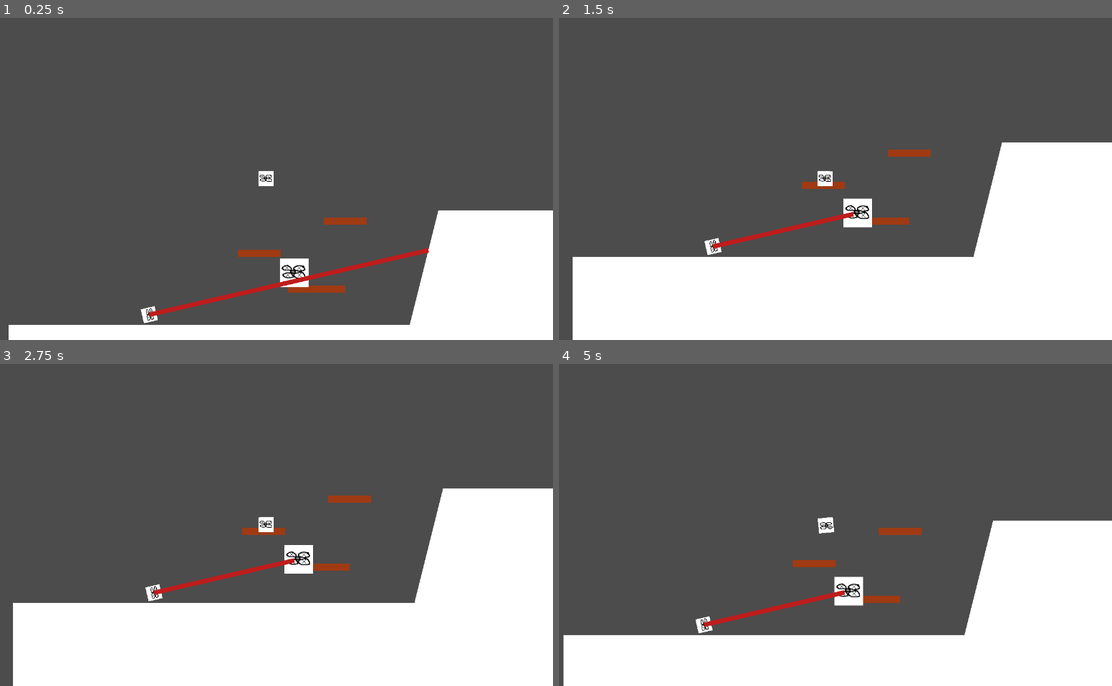
Above: before the commit, frames 1-4 (two rows, left to right).
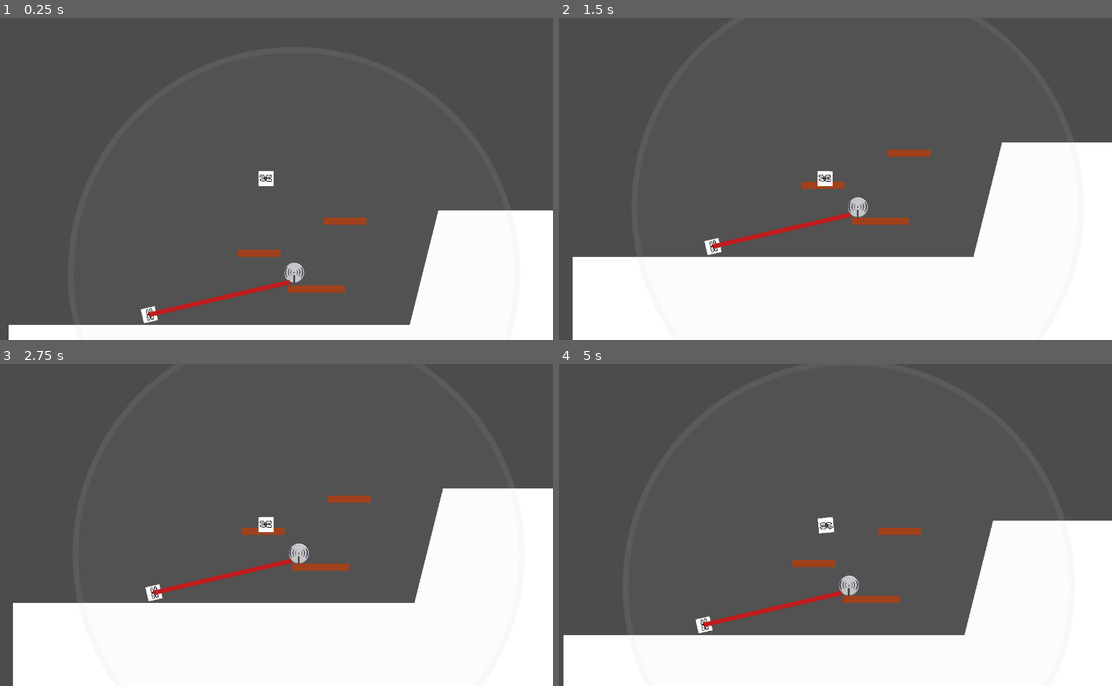
Above: after the commit, the same moments.

Repository: MeAmAnUsername/GMTK-2021
Game: Godot game, scene res://scenes/levels/BigRaiseHeavy.tscn
Two runs of this game, one before a commit and one after it. Both use one fixed random seed, a clock stepped at 60 frames per second and the inputs below.
Inputs:
- Up to frame 1 (0.25 s): no input
- Up to frame 2 (1.5 s): hold Right (ui_right) 0.53-1.28 s; hold Down (ui_down) from 1.28 s (still down)
- Up to frame 3 (2.75 s): release Down (ui_down) at 2.03 s; hold Right (ui_right) from 2.03 s (still down)
- Up to frame 4 (5 s): release Right (ui_right) at 2.78 s; hold Up (ui_up) 2.78-3.53 s; hold Left (ui_left) from 3.53 s (still down)

The runs differ from the first frame. In frame 1, 0.7% of the frame differs, in the area x 50-78%, y 71-84%; in frame 2, 0.4%; in frame 3, 0.4%; in frame 4, 0.5%.

Commit message:
add graphics and sound

Diff:
--- a/scenes/Beacon.tscn
+++ b/scenes/Beacon.tscn
@@ -1,12 +1,14 @@
-[gd_scene load_steps=5 format=2]
+[gd_scene load_steps=6 format=2]
 
-[ext_resource path="res://assets/drone0.png" type="Texture" id=1]
+[ext_resource path="res://assets/beacon.png" type="Texture" id=1]
 [ext_resource path="res://scripts/Beacon.gd" type="Script" id=2]
+[ext_resource path="res://assets/rangecircle.png" type="Texture" id=3]
+
+[sub_resource type="CircleShape2D" id=1]
+radius = 508.265
 
 [sub_resource type="CircleShape2D" id=2]
-radius = 508.265
-
-[sub_resource type="CircleShape2D" id=1]
+radius = 22.7102
 
 [node name="Node2D" type="Node2D"]
 script = ExtResource( 2 )
@@ -17,14 +19,18 @@
 collision_layer = 2
 
 [node name="CollisionShape2D" type="CollisionShape2D" parent="RigidBody2D/Radius"]
-shape = SubResource( 2 )
+shape = SubResource( 1 )
+
+[node name="Sprite" type="Sprite" parent="RigidBody2D/Radius"]
+texture = ExtResource( 3 )
+
+[node name="Sprite" type="Sprite" parent="RigidBody2D"]
+scale = Vector2( 0.18302, 0.18302 )
+texture = ExtResource( 1 )
 
 [node name="CollisionShape2D2" type="CollisionShape2D" parent="RigidBody2D"]
 rotation = 1.57079
-shape = SubResource( 1 )
-
-[node name="Sprite" type="Sprite" parent="RigidBody2D"]
-texture = ExtResource( 1 )
+shape = SubResource( 2 )
 
 [connection signal="body_entered" from="RigidBody2D/Radius" to="." method="_on_Radius_body_entered"]
 [connection signal="body_exited" from="RigidBody2D/Radius" to="." method="_on_Radius_body_exited"]
--- a/scenes/Player.tscn
+++ b/scenes/Player.tscn
@@ -3,7 +3,7 @@
 [ext_resource path="res://scripts/Player.gd" type="Script" id=1]
 [ext_resource path="res://assets/drone0.png" type="Texture" id=2]
 [ext_resource path="res://assets/drone1.png" type="Texture" id=3]
-[ext_resource path="res://assets/sfx/servoLoop.wav" type="AudioStream" id=4]
+[ext_resource path="res://assets/sfx/servoLoop.ogg" type="AudioStream" id=4]
 [ext_resource path="res://scenes/Explosion.tscn" type="PackedScene" id=5]
 
 [sub_resource type="SpriteFrames" id=1]
@@ -43,9 +43,8 @@
 scale = Vector2( 2, 1 )
 shape = SubResource( 2 )
 
-[node name="RotorSound" type="AudioStreamPlayer2D" parent="."]
-position = Vector2( 3.00001, 0.999981 )
-stream = ExtResource( 4 )
-
 [node name="Explosion" parent="." instance=ExtResource( 5 )]
 emitting = false
+
+[node name="RotorSound" type="AudioStreamPlayer2D" parent="."]
+stream = ExtResource( 4 )
--- a/scripts/Player.gd
+++ b/scripts/Player.gd
@@ -12,43 +12,41 @@
 var input_x : int
 var input_y : int
 
-var in_range : bool
+var input : bool
 var dead : bool = false
 
 func _init():
-	in_range = true
+	input = true
 	angular_damp = 6.0
 	linear_damp = 0.6
 	gravity_scale = 3.0
-
 	#$RotorSound.play()
 
 func _ready():
 	# animation playing is disabled on node to prevent merge conflicts
 	#$HeliSprite.play()
-	#$RotorSound.play()
+	#$RotorSound.playing = true
+	$RotorSound.play(0.0)
+	pass
 	#$RotorSound.stream.loop_mode = AudioStreamPlayer2D.LOOP_FORWARD
-	pass
 
 func _process(delta):
 
 	if beaconCount > 0 and ! dead:
+		input = true
 		input_x = int(Input.is_action_pressed("ui_right")) - int(Input.is_action_pressed("ui_left"))
 		input_y = int(Input.is_action_pressed("ui_down")) - int(Input.is_action_pressed("ui_up"))
 	else:
+		input = false
 		input_x = 0
 		input_y = 0
 
-	var any_input = input_x !=0 or input_y !=0
-	#$RotorSound.pitch_scale += delta * (1.0 if in_range else -1.0)
-	#$RotorSound.pitch_scale = clamp($RotorSound.pitch_scale, 0.5, 1.0)
+	$RotorSound.pitch_scale += delta * (1.0 if input else -1.0)
+	$RotorSound.pitch_scale = clamp($RotorSound.pitch_scale, 0.25, 0.75)
 
-	#$RotorSound.volume_db += delta * (1.0 if any_input else -1.0)
-	#$RotorSound.volume_db = clamp($RotorSound.volume_db, -100, -3)
-
-	if beaconCount == 0:
-		input_x = 0
-		input_y = 0
+	var has_thrust = input_x !=0 or input_y !=0
+	$RotorSound.volume_db += delta * (10.0 if has_thrust else -10.0)
+	$RotorSound.volume_db = clamp($RotorSound.volume_db, -100, -6)
 
 	thrust_charge += delta * (1.25 if (input_y == 0) else -8.00)
 	torque_charge += delta * (2.50 if (input_x == 0) else -8.00)
Not shown, added: assets/beacon.png.import
Not shown, added: assets/rangecircle.png.import
Not shown, added: assets/sfx/servoLoop.mp3.import
Not shown, added: assets/sfx/servoLoop.ogg.import
Not shown, changed: .gitignore
Not shown, removed: assets/assets.blend1
Not shown, added: assets/sfx/servoLoop.mp3
Not shown, added: assets/sfx/servoLoop.ogg
